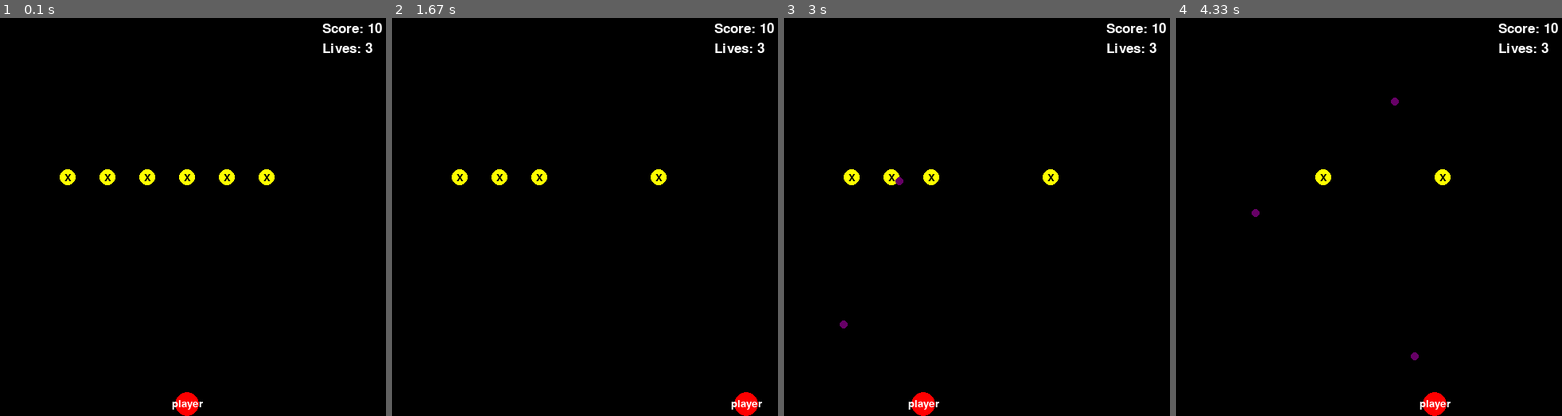
Above: before the commit, frames 1-4 (left to right).
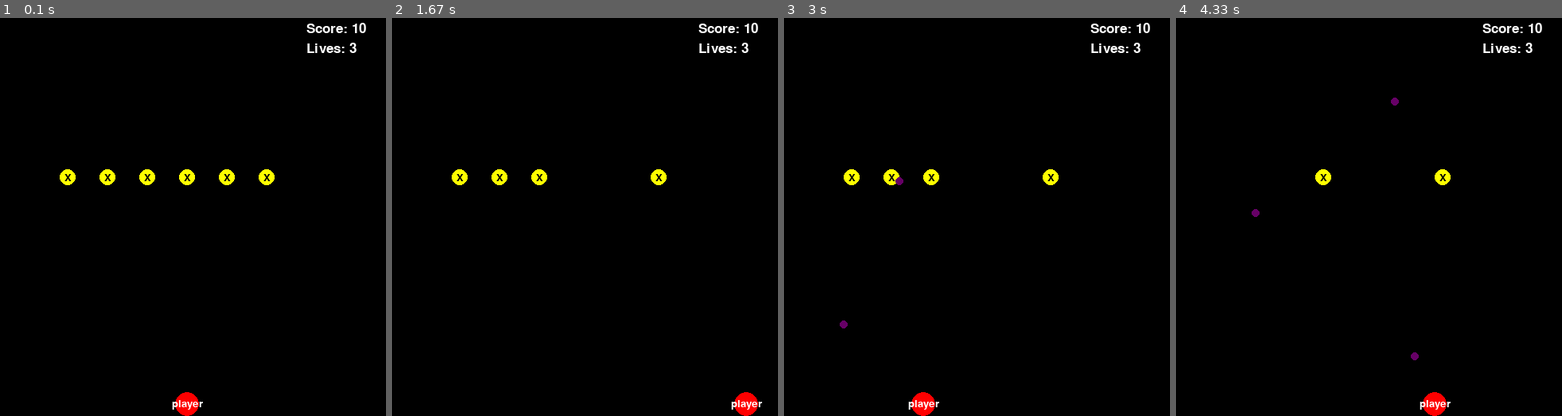
Above: after the commit, the same moments.

Repository: Timhobson-source/space-invaders-pygame
Game: pygame game, started from main.py
Two runs of this game, one before a commit and one after it. Both use one fixed random seed, a clock stepped at 60 frames per second and the inputs below.
Inputs:
- Up to frame 1 (0.1 s): no input
- Up to frame 2 (1.67 s): tap Space at 0.33, 0.73, 1.03, 1.23, 1.53 s; hold Right 0.67-1.13 s; hold Right 1.17-1.63 s
- Up to frame 3 (3 s): hold Left 1.67-2.2 s; tap Space at 1.73, 2.03, 2.3, 2.73 s; hold Left 2.23-2.63 s; hold Right from 2.67 s (still down)
- Up to frame 4 (4.33 s): tap Space at 3.03, 3.4, 3.7, 3.9, 4.2 s; release Right at 3.3 s; hold Left 3.33-3.8 s; hold Right 3.83-4.3 s

The runs differ from the first frame. In frame 1, 0.5% of the frame differs, in the area x 79-99%, y 1-9%; in frame 2, 0.5%; in frame 3, 0.5%; in frame 4, 0.5%.

Commit message:
finalise score functionality

Diff:
--- a/main.py
+++ b/main.py
@@ -16,7 +16,7 @@
     pygame.display.set_caption("Game!")
 
     screen_handler = ScreenHandler(window)
-    screen_handler.create_score_box(420, 5, window)
+    screen_handler.create_score_box(400, 5, window)
     screen_handler.create_player(250, window.get_height() - 15, 25, 15, window)
     for i in range(6):
         screen_handler.create_enemy(100 + i*50, 200, 25, 10, window)
